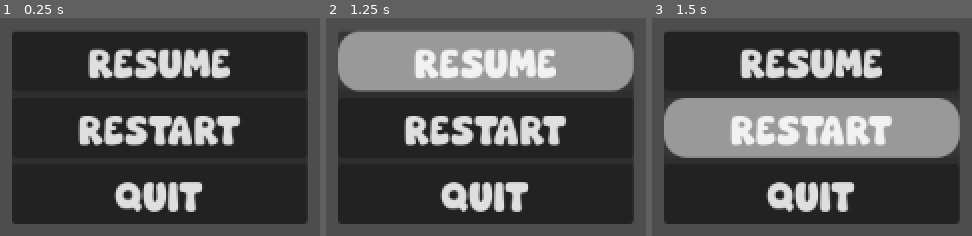
Above: before the commit, frames 1-3 (left to right).
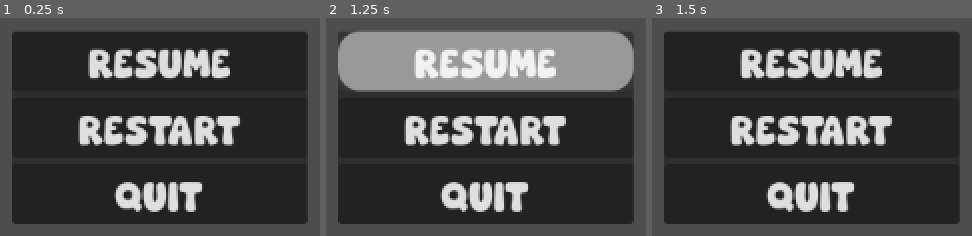
Above: after the commit, the same moments.

Repository: Adrian9708/projectngmgapogi
Game: Godot game, scene res://paused_menu.tscn
Two runs of this game, one before a commit and one after it. Both use one fixed random seed, a clock stepped at 60 frames per second and the inputs below. This scene is started directly instead of the project's main scene.
Inputs:
- Up to frame 1 (0.25 s): no input
- Up to frame 2 (1.25 s): click "RESUME" at 0.5 s
- Up to frame 3 (1.5 s): click "Restart" at 1.25 s

Frames 1-2 are identical in both runs. In frame 3, 22% of the frame differs, in the area x 3-97%, y 36-65%.

Commit message:
Script for paused menu

Diff:
--- a/paused_menu.gd
+++ b/paused_menu.gd
@@ -1,11 +1,25 @@
 extends Control
 
+func resume():
+	get_tree(). paused = false
 
-# Called when the node enters the scene tree for the first time.
-func _ready() -> void:
-	pass # Replace with function body.
+func paused():
+	get_tree().paused = true
+
+func testEsc():
+	if Input.is_action_just_pressed("esc") and !get_tree().paused:
+		paused()
+	elif Input.is_action_just_pressed("esc") and get_tree().paused:
+		resume()
 
 
-# Called every frame. 'delta' is the elapsed time since the previous frame.
-func _process(delta: float) -> void:
-	pass
+func _on_resume_pressed() -> void:
+	resume()
+
+
+func _on_restart_pressed() -> void:
+	get_tree().reload_current_scene()
+
+
+func _on_quit_pressed() -> void:
+	get_tree().quit_delete()
--- a/paused_menu.tscn
+++ b/paused_menu.tscn
@@ -1,5 +1,6 @@
-[gd_scene load_steps=4 format=3 uid="uid://d4eo4qsn4vq4p"]
+[gd_scene load_steps=5 format=3 uid="uid://d4eo4qsn4vq4p"]
 
+[ext_resource type="Script" uid="uid://dhuhrw61xi1ln" path="res://paused_menu.gd" id="1_cufx8"]
 [ext_resource type="FontFile" uid="uid://dv30v7tyh34rw" path="res://Menu/Gloomie Saturday.otf" id="1_q68yk"]
 
 [sub_resource type="StyleBoxFlat" id="StyleBoxFlat_7pu18"]
@@ -17,6 +18,7 @@
 anchor_bottom = 1.0
 grow_horizontal = 2
 grow_vertical = 2
+script = ExtResource("1_cufx8")
 
 [node name="PanelContainer" type="PanelContainer" parent="."]
 layout_mode = 1
@@ -36,7 +38,7 @@
 layout_mode = 2
 theme_override_constants/separation = 5
 
-[node name="Button" type="Button" parent="PanelContainer/VBoxContainer"]
+[node name="Resume" type="Button" parent="PanelContainer/VBoxContainer"]
 layout_mode = 2
 size_flags_vertical = 3
 theme_override_fonts/font = ExtResource("1_q68yk")
@@ -44,7 +46,7 @@
 theme_override_styles/focus = SubResource("StyleBoxFlat_7pu18")
 text = "RESUME"
 
-[node name="Button2" type="Button" parent="PanelContainer/VBoxContainer"]
+[node name="Restart" type="Button" parent="PanelContainer/VBoxContainer"]
 layout_mode = 2
 size_flags_vertical = 3
 theme_override_fonts/font = ExtResource("1_q68yk")
@@ -53,10 +55,14 @@
 text = "Restart
 "
 
-[node name="Button3" type="Button" parent="PanelContainer/VBoxContainer"]
+[node name="Quit" type="Button" parent="PanelContainer/VBoxContainer"]
 layout_mode = 2
 size_flags_vertical = 3
 theme_override_fonts/font = ExtResource("1_q68yk")
 theme_override_font_sizes/font_size = 30
 theme_override_styles/focus = SubResource("StyleBoxFlat_q68yk")
 text = "QUIT"
+
+[connection signal="pressed" from="PanelContainer/VBoxContainer/Resume" to="." method="_on_resume_pressed"]
+[connection signal="pressed" from="PanelContainer/VBoxContainer/Restart" to="." method="_on_restart_pressed"]
+[connection signal="pressed" from="PanelContainer/VBoxContainer/Quit" to="." method="_on_quit_pressed"]
